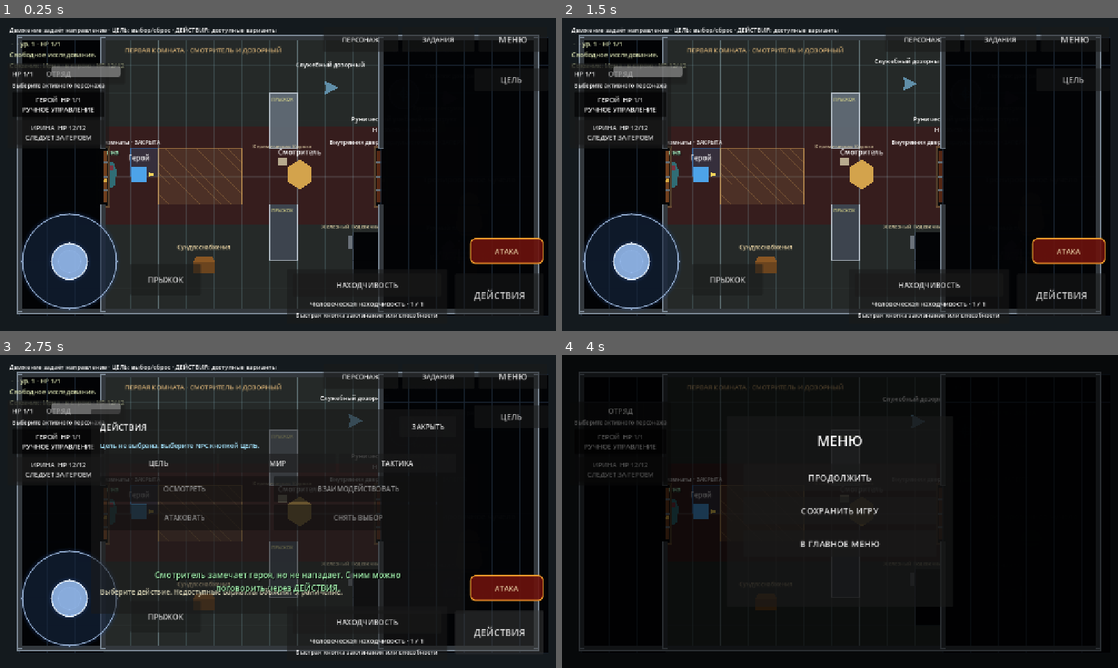
Above: before the commit, frames 1-4 (two rows, left to right).
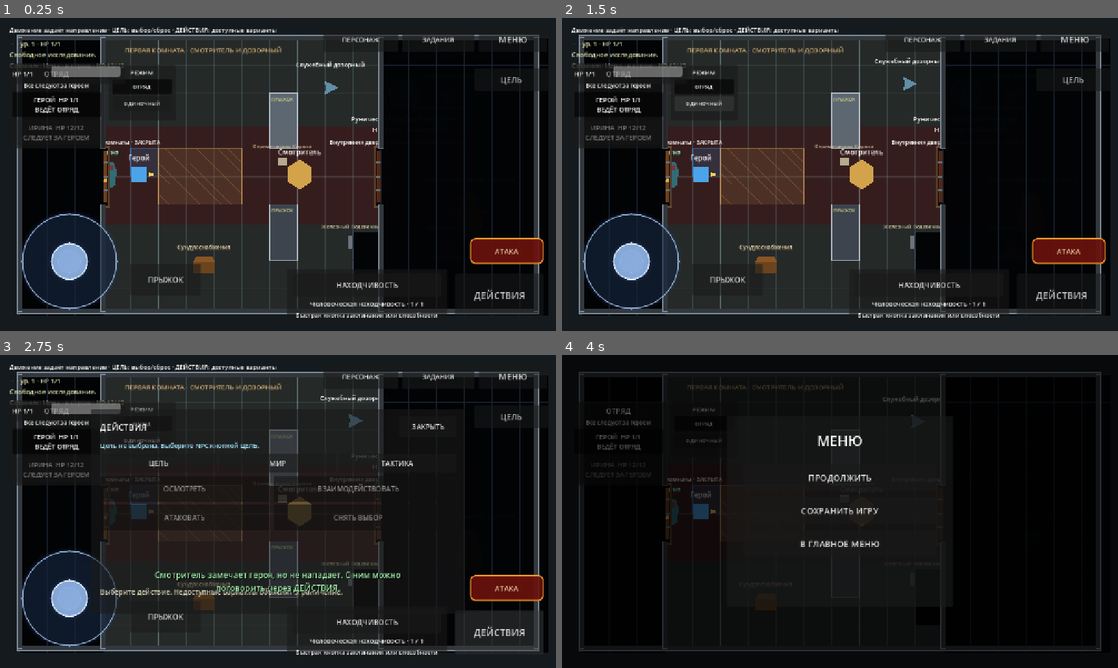
Above: after the commit, the same moments.

Repository: eretenkodaniil16-rgb/rpg-project
Game: Godot game, scene res://scenes/game/game.tscn
The game is run twice, just before and just after one commit, with the same random seed, the same clock (stepped at 60 frames per second) and the same inputs. This scene is started directly instead of the project's main scene.
Inputs (mouse positions are in pixels of both pictures, inside the frame that each line leads up to):
- Up to frame 1 (0.25 s): no input
- Up to frame 2 (1.5 s): click (706, 86) at 0.5 s, where only the run after the commit has a clickable "ОТРЯД"; click (706, 102) at 1.25 s, where only the run after the commit has a clickable "ОДИНОЧНЫЙ"
- Up to frame 3 (2.75 s): click "ДЕЙСТВИЯ" at 2 s
- Up to frame 4 (4 s): click "МЕНЮ" at 2.75 s; click (623, 442) at 3.5 s, where only the run before the commit has a clickable "ГЕРОЙ HP 1/1 РУЧНОЕ УПРАВЛЕНИЕ"

The runs differ from the first frame. In frame 1, 1.3% of the frame differs, in the area x 2-31%, y 14-42%; in frame 2, 1.4%; in frame 3, 0.8%; in frame 4, 0.5%.

Commit message:
feat: добавить режимы отряда и одиночного управления

Diff:
--- a/scripts/ui/party_menu_ui.gd
+++ b/scripts/ui/party_menu_ui.gd
@@ -2,17 +2,25 @@
 extends Control
 
 signal member_control_requested(character_id: String)
+signal exploration_mode_requested(mode_id: String)
 
 const PLAYER_MEMBER_ID: String = "player_character"
 const IRINA_MEMBER_ID: String = "companion_irna_guard_01"
+const EXPLORATION_MODE_PARTY: String = "party"
+const EXPLORATION_MODE_SOLO: String = "solo"
 
 var _panel: PanelContainer = null
+var _mode_panel: PanelContainer = null
 var _title_label: Label = null
 var _status_label: Label = null
 var _player_button: Button = null
 var _irina_button: Button = null
+var _party_mode_button: Button = null
+var _solo_mode_button: Button = null
 var _button_group: ButtonGroup = ButtonGroup.new()
+var _mode_button_group: ButtonGroup = ButtonGroup.new()
 var _active_member_id: String = PLAYER_MEMBER_ID
+var _exploration_mode_id: String = EXPLORATION_MODE_PARTY
 var _combat_active: bool = false
 var _enemy_turn: bool = false
 
@@ -25,12 +33,13 @@
 func _build_ui() -> void:
 	set_anchors_preset(Control.PRESET_TOP_LEFT)
 	position = Vector2(18.0, 108.0)
-	size = Vector2(224.0, 190.0)
+	size = Vector2(392.0, 190.0)
 	mouse_filter = Control.MOUSE_FILTER_PASS
 
 	_panel = PanelContainer.new()
 	_panel.name = "Panel"
-	_panel.set_anchors_and_offsets_preset(Control.PRESET_FULL_RECT)
+	_panel.position = Vector2.ZERO
+	_panel.size = Vector2(224.0, 190.0)
 	_panel.mouse_filter = Control.MOUSE_FILTER_STOP
 	add_child(_panel)
 
@@ -52,7 +61,7 @@
 	column.add_child(_title_label)
 
 	_status_label = Label.new()
-	_status_label.text = "Исследование"
+	_status_label.text = "Все следуют за героем"
 	_status_label.horizontal_alignment = HORIZONTAL_ALIGNMENT_CENTER
 	_status_label.add_theme_font_size_override("font_size", 13)
 	column.add_child(_status_label)
@@ -62,6 +71,40 @@
 	_irina_button = _create_member_button("Ирина", IRINA_MEMBER_ID)
 	column.add_child(_player_button)
 	column.add_child(_irina_button)
+
+	_build_mode_switch()
+
+
+func _build_mode_switch() -> void:
+	_mode_panel = PanelContainer.new()
+	_mode_panel.name = "ModePanel"
+	_mode_panel.position = Vector2(232.0, 0.0)
+	_mode_panel.size = Vector2(154.0, 128.0)
+	_mode_panel.mouse_filter = Control.MOUSE_FILTER_STOP
+	add_child(_mode_panel)
+
+	var margin := MarginContainer.new()
+	margin.add_theme_constant_override("margin_left", 8)
+	margin.add_theme_constant_override("margin_top", 8)
+	margin.add_theme_constant_override("margin_right", 8)
+	margin.add_theme_constant_override("margin_bottom", 8)
+	_mode_panel.add_child(margin)
+
+	var column := VBoxContainer.new()
+	column.add_theme_constant_override("separation", 5)
+	margin.add_child(column)
+
+	var mode_title := Label.new()
+	mode_title.text = "РЕЖИМ"
+	mode_title.horizontal_alignment = HORIZONTAL_ALIGNMENT_CENTER
+	mode_title.add_theme_font_size_override("font_size", 14)
+	column.add_child(mode_title)
+
+	_mode_button_group.allow_unpress = false
+	_party_mode_button = _create_mode_button("ОТРЯД", EXPLORATION_MODE_PARTY)
+	_solo_mode_button = _create_mode_button("ОДИНОЧНЫЙ", EXPLORATION_MODE_SOLO)
+	column.add_child(_party_mode_button)
+	column.add_child(_solo_mode_button)
 
 
 func _create_member_button(member_name: String, member_id: String) -> Button:
@@ -79,8 +122,26 @@
 	return button
 
 
+func _create_mode_button(label_text: String, mode_id: String) -> Button:
+	var button := Button.new()
+	button.custom_minimum_size = Vector2(136.0, 34.0)
+	button.toggle_mode = true
+	button.button_group = _mode_button_group
+	button.focus_mode = Control.FOCUS_NONE
+	button.action_mode = BaseButton.ACTION_MODE_BUTTON_RELEASE
+	button.add_theme_font_size_override("font_size", 12)
+	button.text = label_text
+	button.pressed.connect(func() -> void:
+		exploration_mode_requested.emit(mode_id)
+	)
+	return button
+
+
 func refresh_party_state(state: Dictionary) -> void:
 	_active_member_id = str(state.get("active_member_id", _active_member_id))
+	_exploration_mode_id = str(state.get("exploration_mode_id", _exploration_mode_id))
+	if _exploration_mode_id not in [EXPLORATION_MODE_PARTY, EXPLORATION_MODE_SOLO]:
+		_exploration_mode_id = EXPLORATION_MODE_PARTY
 	_combat_active = bool(state.get("combat_active", false))
 	_enemy_turn = bool(state.get("enemy_turn", false))
 	var player_hp: int = int(state.get("player_hp", 0))
@@ -93,8 +154,17 @@
 	if _status_label != null:
 		if _combat_active:
 			_status_label.text = "Ход противника" if _enemy_turn else "Инициатива"
+		elif _exploration_mode_id == EXPLORATION_MODE_PARTY:
+			_status_label.text = "Все следуют за героем"
 		else:
 			_status_label.text = "Выберите активного персонажа"
+
+	if _party_mode_button != null:
+		_party_mode_button.button_pressed = _exploration_mode_id == EXPLORATION_MODE_PARTY
+		_party_mode_button.disabled = _combat_active
+	if _solo_mode_button != null:
+		_solo_mode_button.button_pressed = _exploration_mode_id == EXPLORATION_MODE_SOLO
+		_solo_mode_button.disabled = _combat_active
 
 	if _player_button != null:
 		_player_button.button_pressed = _active_member_id == PLAYER_MEMBER_ID
@@ -104,7 +174,11 @@
 
 	if _irina_button != null:
 		_irina_button.button_pressed = _active_member_id == IRINA_MEMBER_ID
-		_irina_button.disabled = (not irina_available) or (_combat_active and _active_member_id != IRINA_MEMBER_ID)
+		_irina_button.disabled = (
+			not irina_available
+			or (_combat_active and _active_member_id != IRINA_MEMBER_ID)
+			or (not _combat_active and _exploration_mode_id == EXPLORATION_MODE_PARTY)
+		)
 		var irina_state: String = _member_state_label(IRINA_MEMBER_ID, irina_following)
 		_irina_button.text = "ИРИНА  HP %d/%d\n%s" % [irina_hp, irina_max_hp, irina_state]
 
@@ -114,6 +188,12 @@
 		if _enemy_turn:
 			return "ОЖИДАЕТ"
 		return "ХОД" if _active_member_id == member_id else "ОЖИДАЕТ"
+	if _exploration_mode_id == EXPLORATION_MODE_PARTY:
+		if member_id == PLAYER_MEMBER_ID:
+			return "ВЕДЁТ ОТРЯД"
+		if following:
+			return "СЛЕДУЕТ ЗА ГЕРОЕМ"
+		return "ВОЗВРАЩАЕТСЯ В ОТРЯД"
 	if _active_member_id == member_id:
 		return "РУЧНОЕ УПРАВЛЕНИЕ"
 	if member_id == IRINA_MEMBER_ID and following:
@@ -126,6 +206,13 @@
 	if button == null or button.disabled:
 		return
 	member_control_requested.emit(character_id)
+
+
+func request_mode_for_testing(mode_id: String) -> void:
+	var button: Button = _button_for_mode(mode_id)
+	if button == null or button.disabled:
+		return
+	exploration_mode_requested.emit(mode_id)
 
 
 func _button_for_member(character_id: String) -> Button:
@@ -138,14 +225,29 @@
 			return null
 
 
+func _button_for_mode(mode_id: String) -> Button:
+	match mode_id:
+		EXPLORATION_MODE_PARTY:
+			return _party_mode_button
+		EXPLORATION_MODE_SOLO:
+			return _solo_mode_button
+		_:
+			return null
+
+
 func get_snapshot_for_testing() -> Dictionary:
 	return {
 		"active_member_id": _active_member_id,
+		"exploration_mode_id": _exploration_mode_id,
 		"combat_active": _combat_active,
 		"enemy_turn": _enemy_turn,
 		"player_pressed": _player_button.button_pressed if _player_button != null else false,
 		"irina_pressed": _irina_button.button_pressed if _irina_button != null else false,
 		"player_disabled": _player_button.disabled if _player_button != null else true,
 		"irina_disabled": _irina_button.disabled if _irina_button != null else true,
+		"party_mode_pressed": _party_mode_button.button_pressed if _party_mode_button != null else false,
+		"solo_mode_pressed": _solo_mode_button.button_pressed if _solo_mode_button != null else false,
+		"party_mode_disabled": _party_mode_button.disabled if _party_mode_button != null else true,
+		"solo_mode_disabled": _solo_mode_button.disabled if _solo_mode_button != null else true,
 		"status": _status_label.text if _status_label != null else ""
 	}
